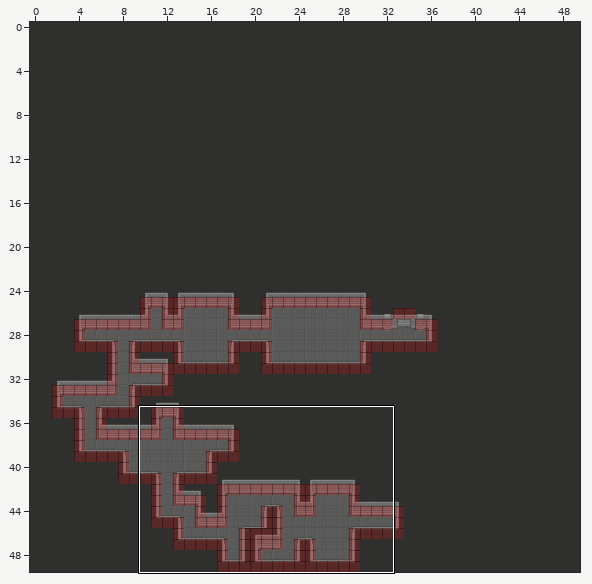
Tiled map: Torchase/Resources/Maptest/Mapver2.tmx. Above, an overview of the earlier version with the close-up marked.
Close-up. Before:
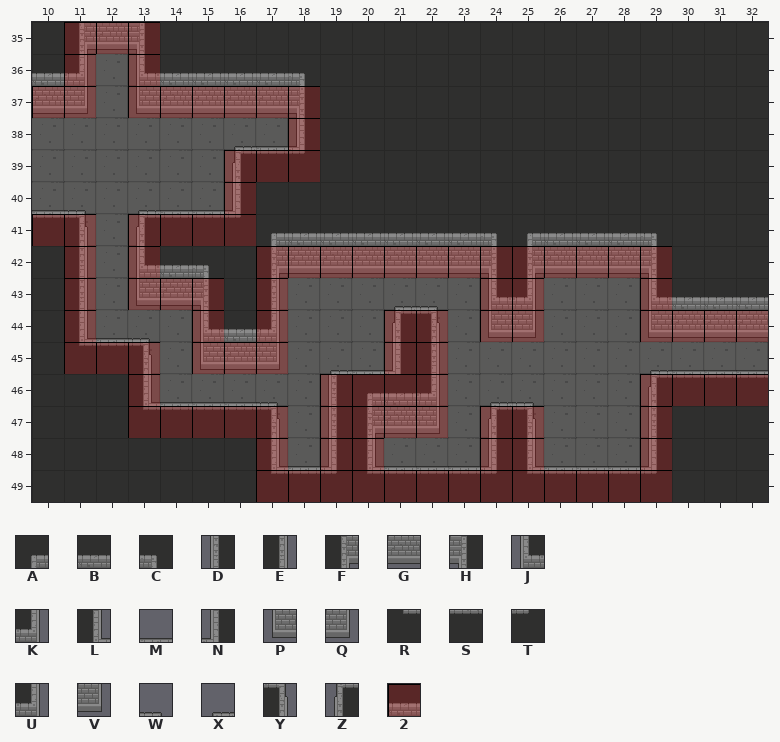
Cells are 32x32 px. Shown: x 10..32, y 35..49.
Key: from "GamemapObject": A 3, B 4, C 5, D 16, E 18, F 19, G 20, H 21, J 32, K 34, L 35, M 36, N 37, P 48, Q 50, R 51, S 52, T 53, U 65, V 81, W 97, X 98, Y 113, Z 114; from "meta_tiles": 2 0.
_ is an empty cell.
Layers that did not change in this view are not listed.
Layer "Wal" before, first column x 10:
35 _FGH___________________
36 BU_JBBBBC______________
37 GV_PGGGGH______________
38 ______XMN______________
39 ______ZST______________
40 MW_XMMN________________
41 SY_ZSSTABBBBBBCABBBC___
42 _E_JBC_FGGGGGGHFGGGH___
43 _E_PGH_E___XW_JU___JBBB
44 _LMW_JBK___ZY_PV___PGGG
45 _RSY_PGQ_XMNE______XMMM
46 ___LMMMW_DABU_XW___ZSSS
47 ___RSSSY_DFGV_ZY___D___
48 _______LMNLMMMNLMMMN___
49 _______RSTRSSSTRSSST___
Layer "meta" before, first column x 10:
35 _222___________________
36 _2_2___________________
37 22_222222______________
38 ________2______________
39 ______222______________
40 ______2________________
41 22_2222________________
42 _2_2___2222222222222___
43 _2_222_2______22___2___
44 _2___2_2___22_22___2222
45 _222_222___22__________
46 ___2_____2222______2222
47 ___22222_2222_22___2___
48 _______2_22___22___2___
49 _______2222222222222___
After:
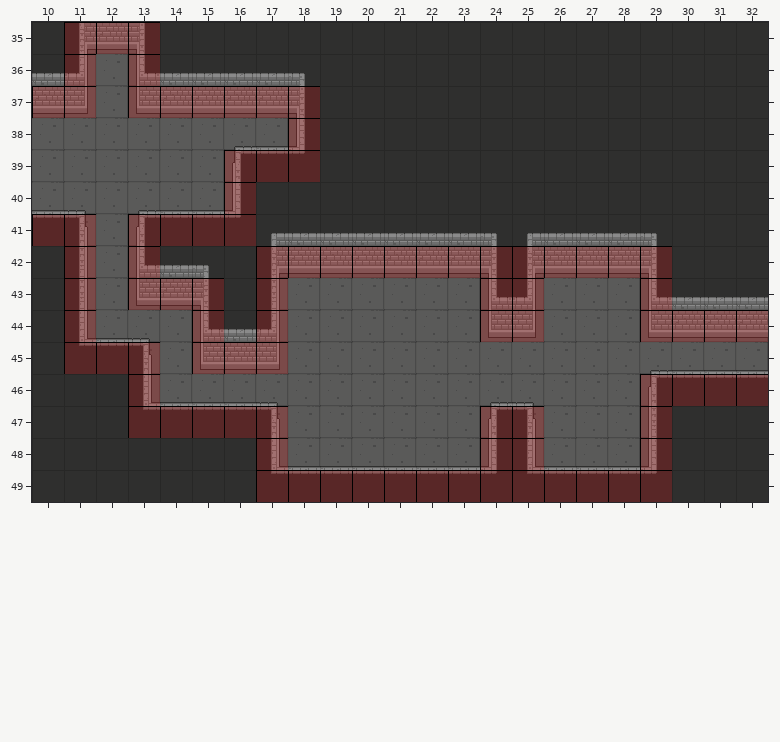
See-through tiles are keyed as they look on the map.
The exact change:
Changed rows in their new state; . is an unchanged cell.
Layer "Wal":
first column x 19:
43 ..__
44 ..__
45 ____
46 ____
47 ____
48 MM..
49 SS..
Layer "meta":
first column x 19:
44 ..__
45 ..__
46 ____
47 ____
48 __..
